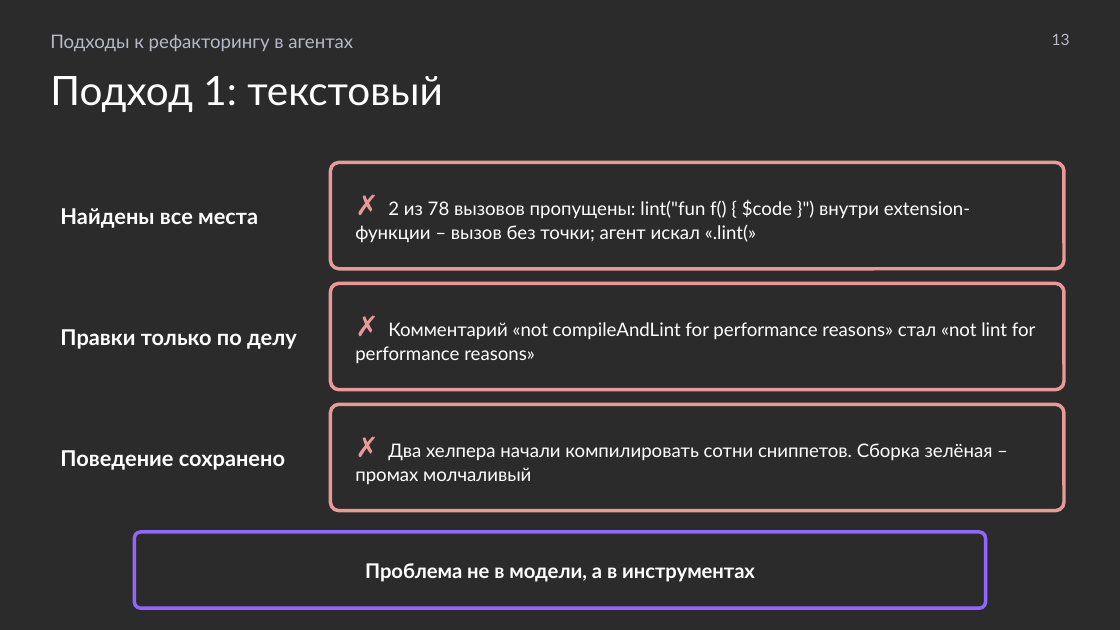
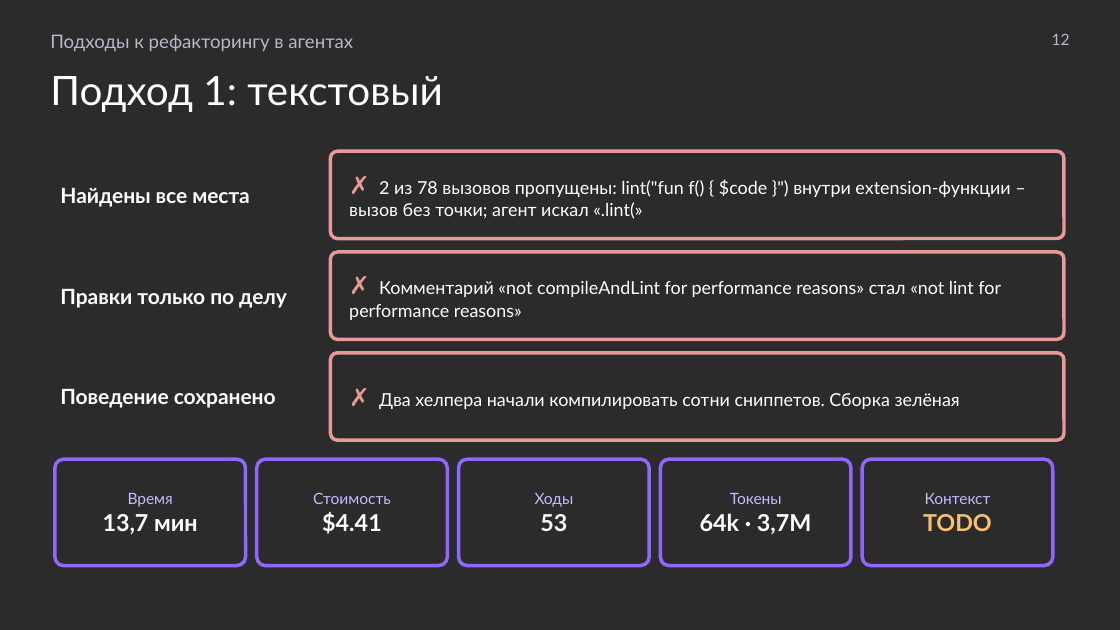
Before and after one commit to MchKosticyn/ide-refactoring-in-ai-agents, a slide deck: slide 12 of Доклад_ Рефакторинг в ИИ-агентах.pptx (slide 13 before the commit). Drawn at 1120x630 pixels with LibreOffice and Linux fonts; fonts in the diff are those of the drawing; background and template pictures are left out; a plain dark background stands for a picture behind light text. Boxes give left, top, right and bottom in pixels: in the first picture for what was removed or moved away, otherwise in the second. Text is boxed around its words. In the diff, an @@ line names an element or a change of style, - is before the commit and + after.

Commit message:
Presentation after review: one-tier plan slides, single case slide, metrics strip on every run, LSP pros/cons, protocol-level wording, dry copy; sync plan

```diff
--- a/Доклад_ Рефакторинг в ИИ-агентах.pptx
+++ b/Доклад_ Рефакторинг в ИИ-агентах.pptx
@@ text at (1052, 34, 1070, 45): text changed @@
-13
+12
@@ text "Найдены все места": place and size @@
-text "Найдены все места" at (60, 208, 258, 228)
+text "Найдены все места" at (60, 188, 249, 207)
@@ rounded rectangle "✗ 2 из 78 вызовов ...": place and size @@
-rounded rectangle "✗ 2 из 78 вызовов ..." at (330, 162, 1064, 269)
+rounded rectangle "✗ 2 из 78 вызовов ..." at (330, 151, 1064, 239)
@@ rounded rectangle "✗ 2 из 78 вызовов ..." at (330, 151, 1064, 239): size 18 to 16 pt in "✗"; size 12 to 11.5 pt @@
@@ text "Правки только по делу": place and size @@
-text "Правки только по делу" at (60, 329, 297, 349)
+text "Правки только по делу" at (60, 289, 287, 308)
@@ rounded rectangle "✗ Комментарий «not compileAndLint for ..." at (330, 252, 1064, 339): size 18 to 16 pt in "✗"; size 12 to 11.5 pt @@
@@ rounded rectangle "✗ Комментарий «not compileAndLint for ...": place and size @@
-rounded rectangle "✗ Комментарий «not compileAndLint for ..." at (330, 283, 1064, 390)
+rounded rectangle "✗ Комментарий «not compileAndLint for ..." at (330, 252, 1064, 339)
@@ size 14 to 13.5 pt in 3 elements at (60, 188, 249, 207), (60, 289, 287, 308), (60, 389, 276, 408) @@
@@ text "Поведение сохранено": place and size @@
-text "Поведение сохранено" at (60, 450, 285, 470)
+text "Поведение сохранено" at (60, 389, 276, 408)
@@ rounded rectangle "✗ Два хелпера начали компилировать ...": place and size @@
-rounded rectangle "✗ Два хелпера начали компилировать ..." at (330, 404, 1064, 511)
+rounded rectangle "✗ Два хелпера начали компилировать ..." at (330, 353, 1064, 440)
@@ text in rounded rectangle at (379, 393, 960, 409): text changed; size 12 to 11.5 pt @@
-✗ Два хелпера начали компилировать сотни сниппетов. Сборка зелёная – промах молчаливый
+✗ Два хелпера начали компилировать сотни сниппетов. Сборка зелёная
@@ rounded rectangle added at (55, 459, 245, 566), outline #9066FF 2.25 pt, 15 pt, text #FFFFFF, bold @@
+Время
+13,7 мин
@@ rounded rectangle added at (256, 459, 447, 566), outline #9066FF 2.25 pt, 10 pt, text #C9B8FF @@
+Стоимость
+$4.41
@@ rounded rectangle added at (458, 459, 648, 566), outline #9066FF 2.25 pt, 10 pt, text #C9B8FF @@
+Ходы
+53
@@ rounded rectangle added at (661, 459, 851, 566), outline #9066FF 2.25 pt, 15 pt, text #FFFFFF, bold @@
+Токены
+64k · 3,7M
@@ rounded rectangle added at (862, 459, 1053, 566), outline #9066FF 2.25 pt, 10 pt, text #C9B8FF @@
+Контекст
+TODO
@@ rounded rectangle removed at (134, 532, 986, 608) @@
-Проблема не в модели, а в инструментах
```
Also in this commit, not shown: 28 other slides changed, 8 slides added, 9 slides removed, 2 other files.
